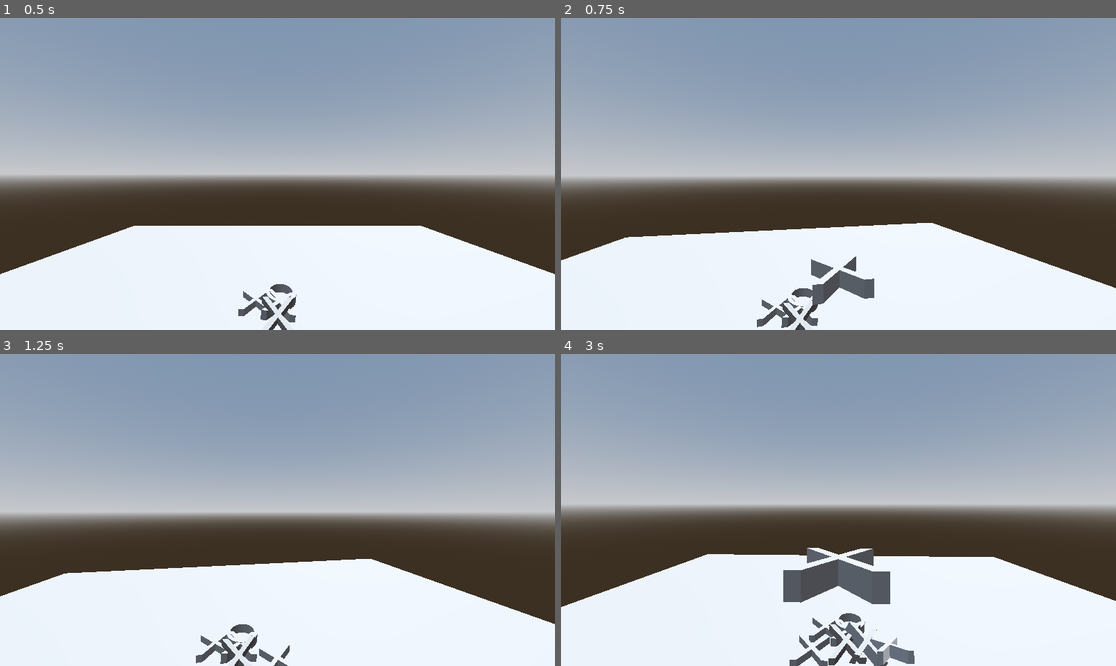
Above: before the commit, frames 1-4 (two rows, left to right).
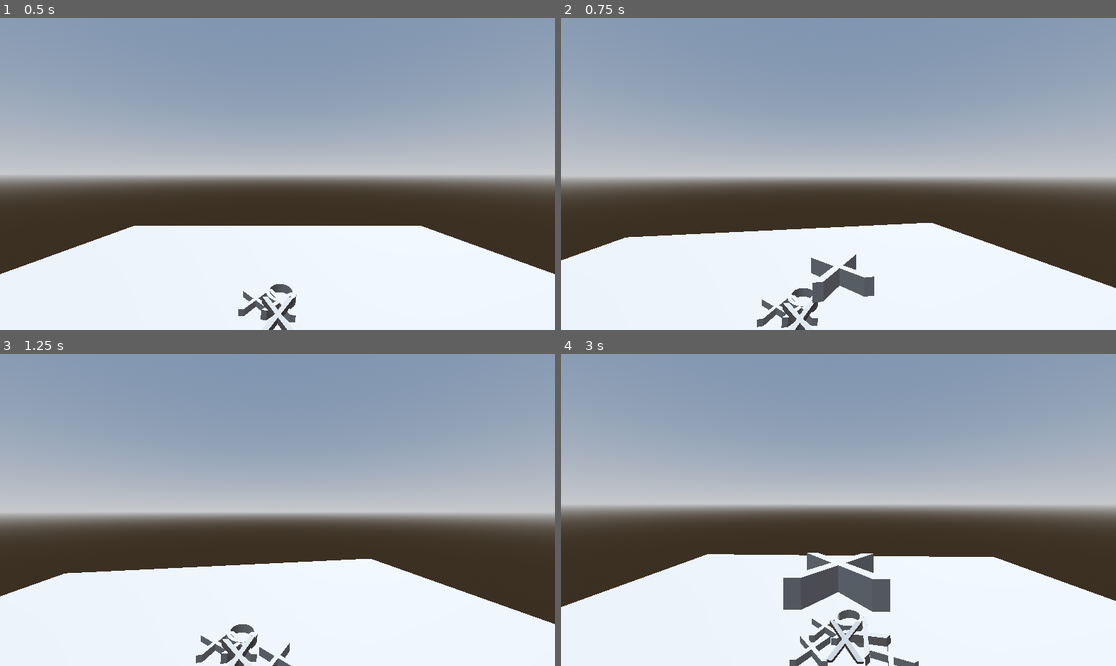
Above: after the commit, the same moments.

Repository: masteroftime/throw-tac-toe
Game: Godot game, scene res://src/level.tscn
The game is run twice, just before and just after one commit, with the same random seed, the same clock (stepped at 60 frames per second) and the same inputs.
Inputs (mouse positions are in pixels of both pictures, inside the frame that each line leads up to):
- Up to frame 1 (0.5 s): no input
- Up to frame 2 (0.75 s): move the mouse to (866, 174) at 0.52 s; press the mouse at (866, 174) at 0.53 s
- Up to frame 3 (1.25 s): no input
- Up to frame 4 (3 s): tap Enter at 1.25 s; move the mouse to (810, 510) at 1.27 s; release the mouse at (810, 510) at 1.28 s; click (810, 510) at 1.35 s; tap Space at 2 s; move the mouse to (849, 503) at 2.02 s; press the mouse at (849, 503) at 2.03 s; move the mouse to (832, 516) at 2.77 s; release the mouse at (832, 516) at 2.78 s; click (832, 516) at 2.85 s

Frame 1 is identical in both runs. In frame 2, 0.2% of the frame differs, in the area x 45-57%, y 75-92%; in frame 3, less than 0.1%; in frame 4, 2.3%, in the area x 40-65%, y 62-100%.

Commit message:
Consider camera rotation when throwing

Diff:
--- a/src/player.gd
+++ b/src/player.gd
@@ -18,5 +18,5 @@
 	if event.is_action_pressed("throw"):
 		var symbol = SymbolX.instantiate()
 		symbol.position = global_position
-		symbol.linear_velocity = -basis.z * THROW_SPEED
-		get_parent_node_3d().add_child(symbol)
+		symbol.linear_velocity = -camera.global_basis.z * THROW_SPEED
+		get_tree().root.add_child(symbol)
